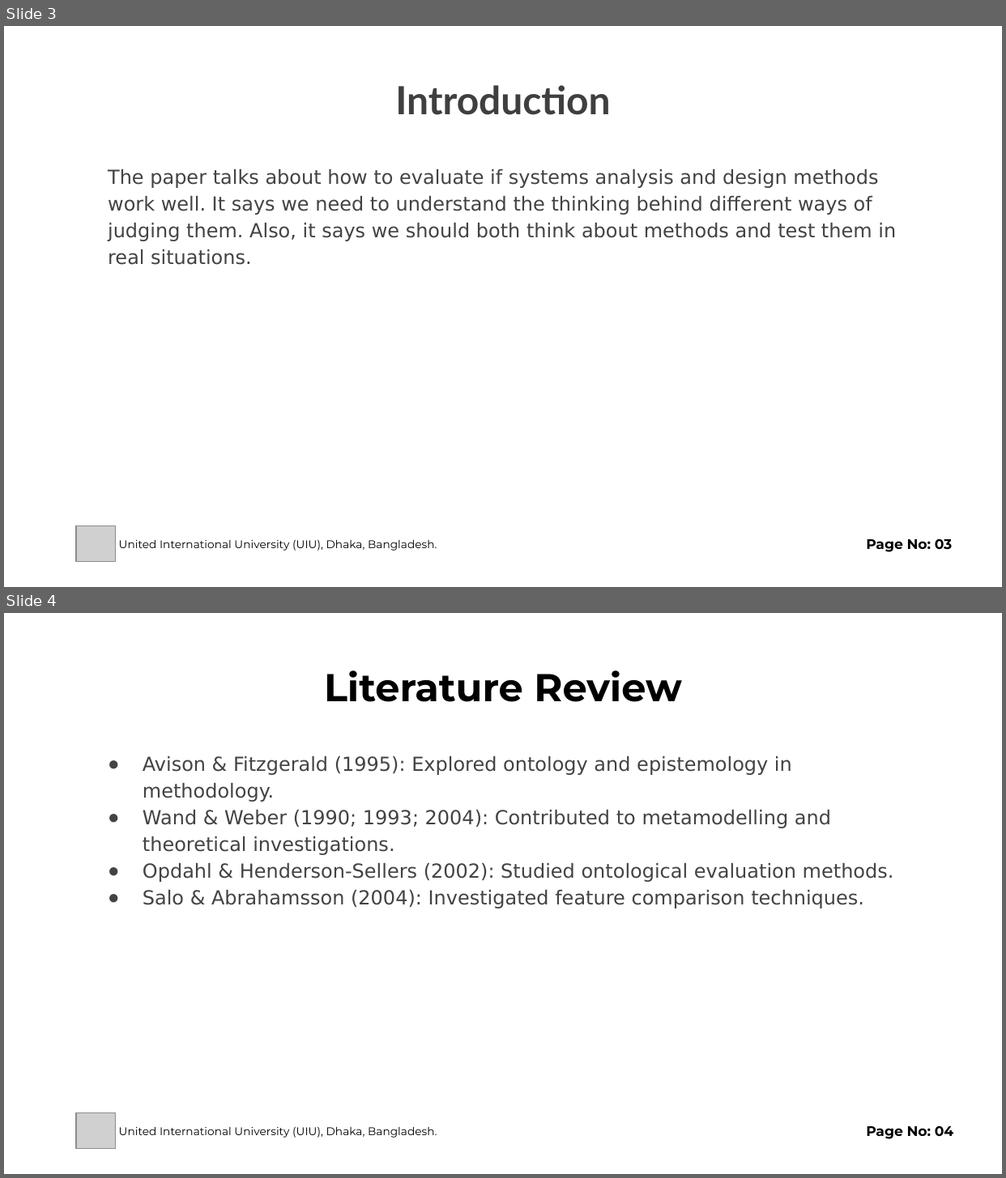
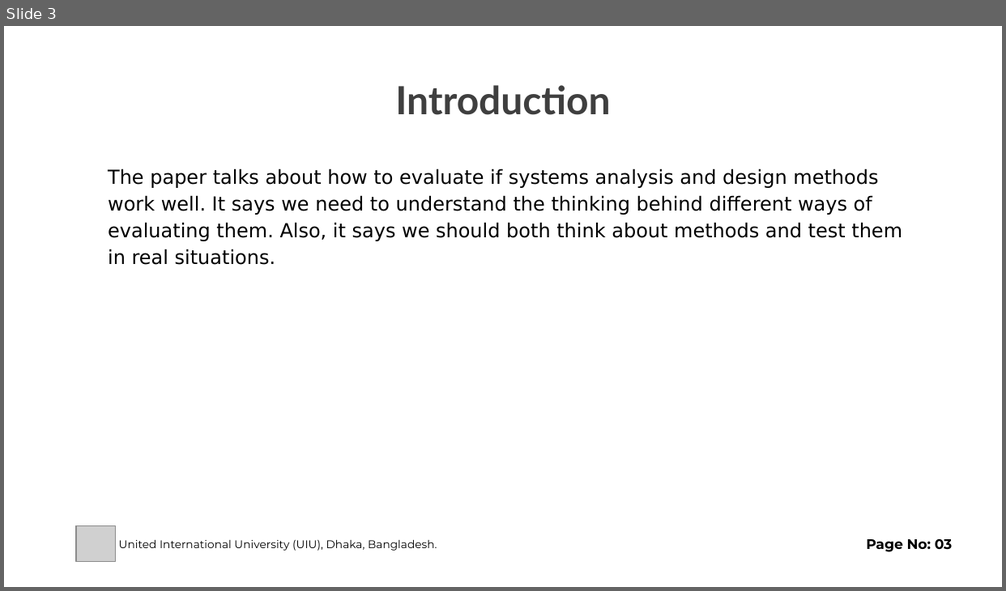
Before and after one commit to SifatNiloy/backups, a slide deck: Reacherch Paper Review.pptx. Shown one above the other, each under a label of ours: slides 3 and 4 before the commit, slide 3 after it. The pictures are 1006x1178 and 1006x591 pixels, drawn with LibreOffice and Linux fonts; fonts in the diff are those of the drawing; grey boxes stand for pictures. Boxes give left, top, right and bottom in pixels: in the first picture for what was removed or moved away, otherwise in the second. Text is boxed around its words. In the diff, an @@ line names an element or a change of style, - is before the commit and + after.

Commit message:
research paper slides

```diff
--- a/Reacherch Paper Review.pptx
+++ b/Reacherch Paper Review.pptx
@@ slide 4 removed at (4, 613, 1002, 1174), background #FFFFFF @@
@@ text removed at (324, 671, 682, 702) @@
-Literature Review
@@ text removed at (143, 756, 894, 909) @@
-● Avison & Fitzgerald (1995): Explored ontology and epistemology in methodology.
-● Wand & Weber (1990; 1993; 2004): Contributed to metamodelling and theoretical investigations.
-● Opdahl & Henderson-Sellers (2002): Studied ontological evaluation methods.
-● Salo & Abrahamsson (2004): Investigated feature comparison techniques.
@@ picture removed at (76, 1113, 115, 1149) @@
@@ text removed at (119, 1127, 437, 1138) @@
-United International University (UIU), Dhaka, Bangladesh.
@@ text removed at (866, 1127, 953, 1139) @@
-Page No: 04
@@ slide 3 changed as well @@
@@ text at (108, 169, 902, 265): text changed; text colour #434343 to #000000 @@
-The paper talks about how to evaluate if systems analysis and design methods work well. It says we need to understand the thinking behind different ways of judging them. Also, it says we should both think about methods and test them in real situations.
+The paper talks about how to evaluate if systems analysis and design methods work well. It says we need to understand the thinking behind different ways of evaluating them. Also, it says we should both think about methods and test them in real situations.
```
Also in this commit, not shown: 10 other slides changed, 3 slides added, 1 other slide removed.
